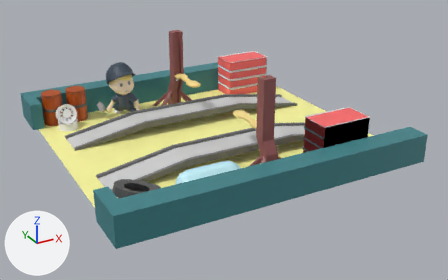
Renders of the FBX model Assets/Models/Platform/Garage.fbx from each side of a commit.
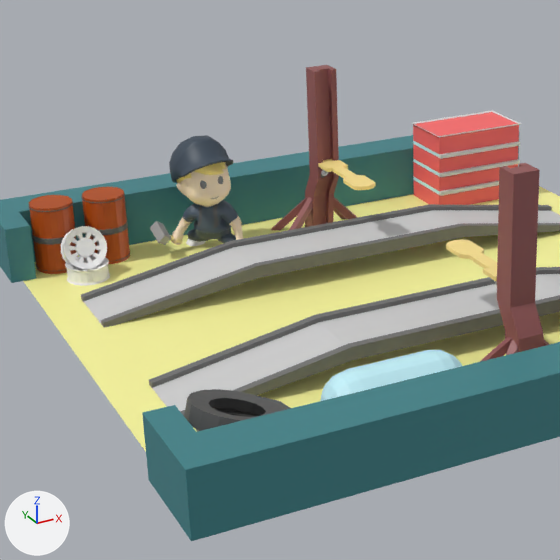
Old and new are each drawn whole from a 50 mm lens placed at (-20.9, -59.7, 24.2), pointed at (5.3, -12.0, 0.4) and again close up on the part from 6% to 64% of the width and 0% to 92% of the height. Arrows for +X, +Y and +Z are at lower left; the lights stay in place. Where no turn or scale is listed for an object, it has been applied to the vertices. Vertices at the same position are counted once.
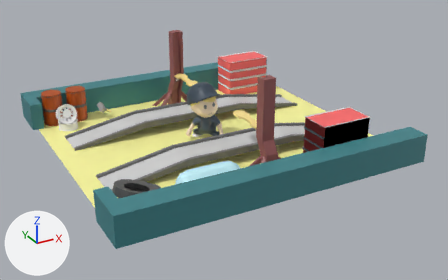
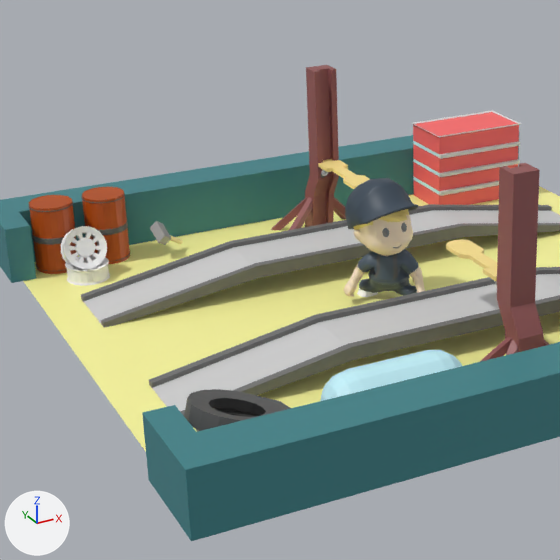
What changed in the scene script:
```text
Change me_mesh_002:
    where me_mesh_002.from_pydata(...)  # 1010 vertices, 1038 faces; spans x 4.4..7.71, y -1.91..1.78, z -3.16..2.67
    used by ob_main_character; location = (-6.49, -0.14, 3.11)
    me_mesh_002 part 1: the whole mesh is moved by (-6.49, -0.14, 3.11)
Change ob_main_character:
    ob_main_character.location: (-6.49, -0.14, 3.11) -> (4.65, -9.83, -0.02)
```

Location of each change, (x1, y1, x2, y2) in pixels of the close-ups (560 x 560 px):
'main_character', moved: before (169, 135, 244, 246); after (344, 178, 425, 297)
